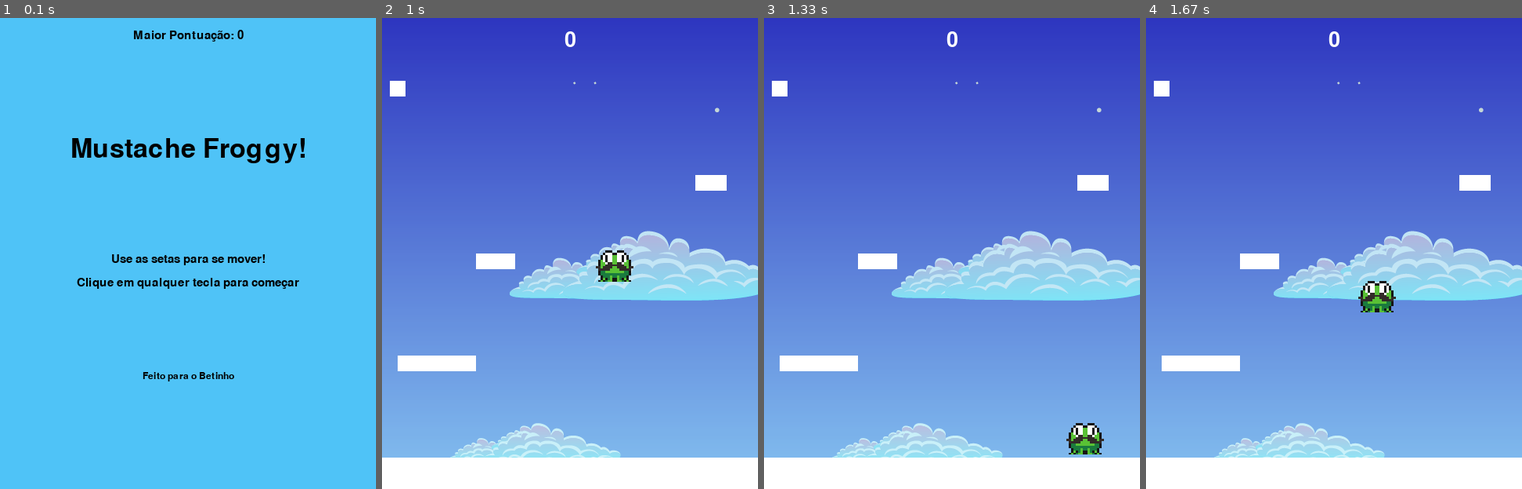
Above: before the commit, frames 1-4 (left to right).
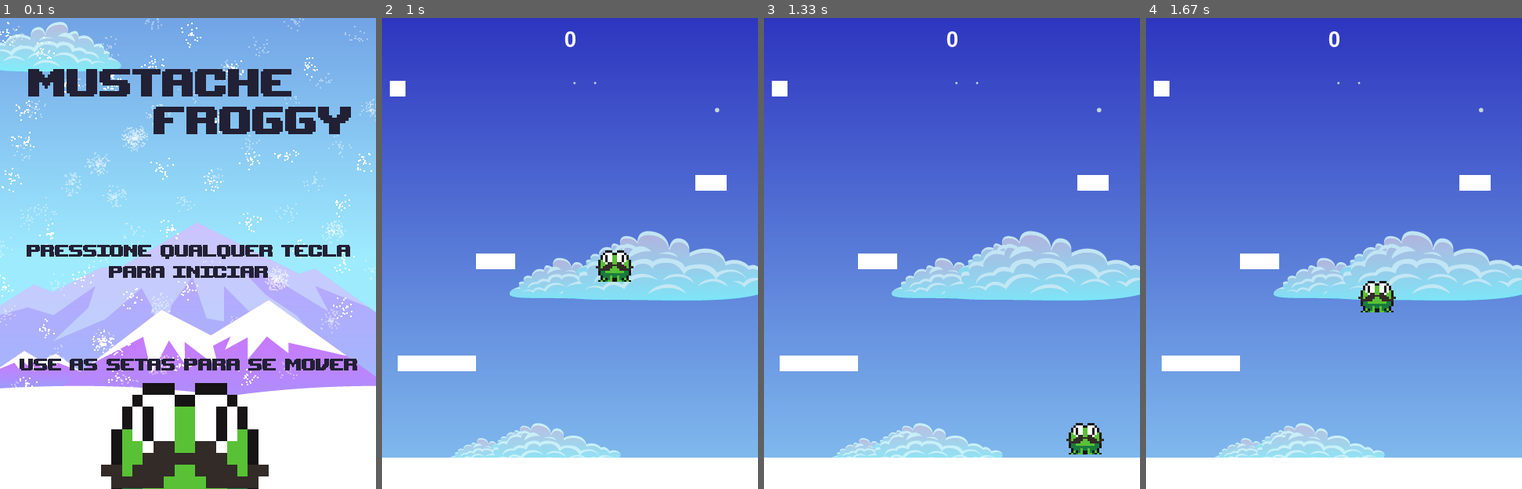
Above: after the commit, the same moments.

Repository: gabrielmmh/PyGame
Game: pygame game, started from main.py
Two runs of this game, one before a commit and one after it. Both use one fixed random seed, a clock stepped at 60 frames per second and the inputs below.
Inputs:
- Up to frame 1 (0.1 s): no input
- Up to frame 2 (1 s): hold Right 0.33-0.8 s; hold Right from 0.83 s (still down)
- Up to frame 3 (1.33 s): release Right at 1.3 s
- Up to frame 4 (1.67 s): hold Left from 1.33 s (still down)

The runs differ from the first frame. In frame 1, 100% of the frame differs, in the area x 0-100%, y 0-100%; in frame 2, nothing differs; in frame 3, nothing differs; in frame 4, nothing differs.

Commit message:
inicio nas mudancas na tela de inicio

Diff:
--- a/main.py
+++ b/main.py
@@ -115,11 +115,20 @@
     def show_start_screen(self):
         # tela de inicio
         self.screen.fill(AZULCLARO)
-        self.draw_text(TITLE, 50, PRETO, LARGURA/2, ALTURA/4)
-        self.draw_text('Feito para o Betinho',18, PRETO, LARGURA/2, ALTURA * 3/4)
-        self.draw_text('Use as setas para se mover!', 22, PRETO, LARGURA/2, ALTURA/2)
-        self.draw_text('Clique em qualquer tecla para começar', 22, PRETO, LARGURA/2, ALTURA/2 + 30)
-        self.draw_text('Maior Pontuação: ' + str(self.maior_pont), 22, PRETO, LARGURA/2, 15)
+        self.fundo1 = pg.image.load(path.join(img_dir, 'fundo_inicio1.png')).convert()
+        self.fundo1_ret = self.fundo1.get_rect()
+        self.fundo2 = pg.image.load(path.join(img_dir, 'fundo_inicio2.png')).convert()
+        self.fundo2_ret = self.fundo2.get_rect()
+        self.fundo3 = pg.image.load(path.join(img_dir, 'fundo_inicio3.png')).convert()
+        self.fundo3_ret = self.fundo3.get_rect()
+        self.fundo4 = pg.image.load(path.join(img_dir, 'fundo_inicio4.png')).convert()
+        self.fundo4_ret = self.fundo4.get_rect()
+        self.tela_inicio1 = [self.fundo1, self.fundo2, self.fundo3, self.fundo4]
+        self.tela_inicio2 = [self.fundo1_ret, self.fundo2_ret, self.fundo3_ret, self.fundo4_ret]
+        '''i=1
+        while i <= len(self.tela_inicio1):
+            self.screen.blit(self.tela_inicio1[i], self.tela_inicio2[i]) '''
+        self.screen.blit(self.fundo1, self.fundo1_ret)
         pg.display.flip()
         self.esperando_clique()
         pass
Binary file changed: img/Nuvem.png
Binary file added: img/fundo_inicio1.png
Binary file added: img/fundo_inicio2.png
Binary file added: img/fundo_inicio3.png
Binary file added: img/fundo_inicio4.png
